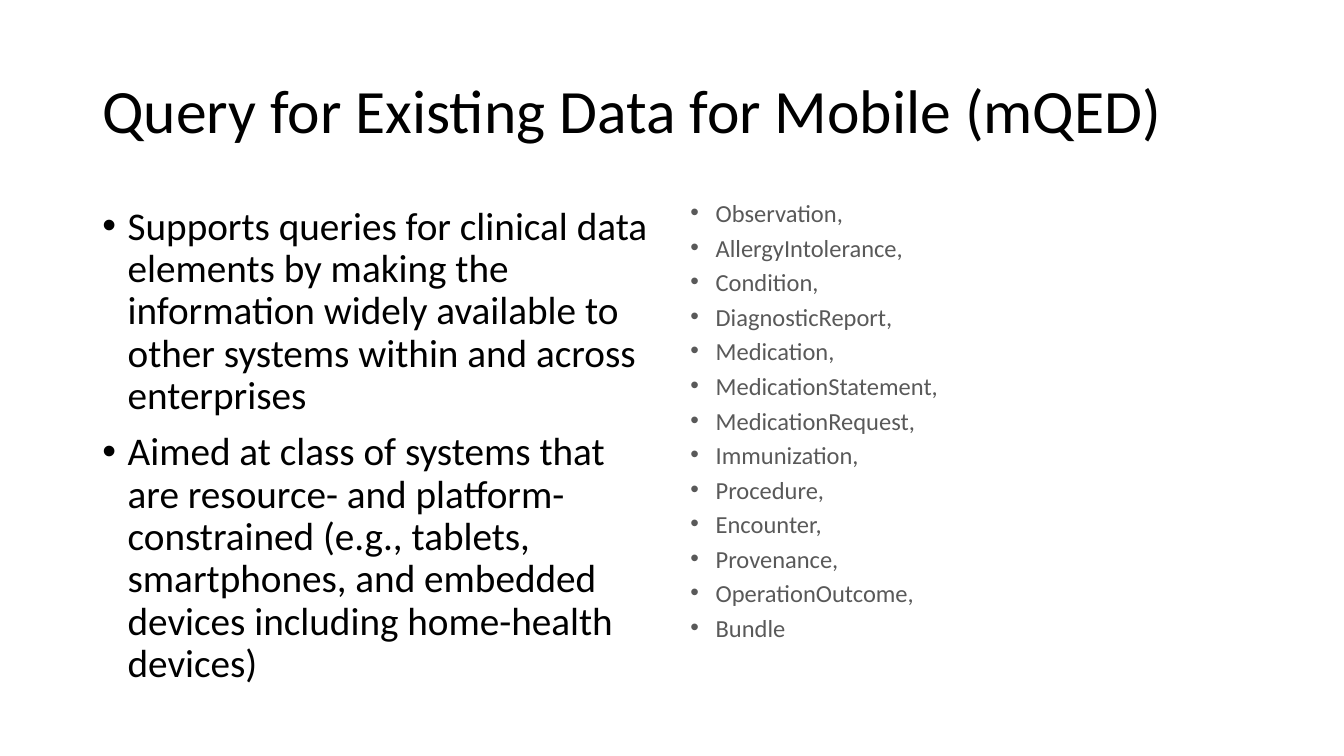
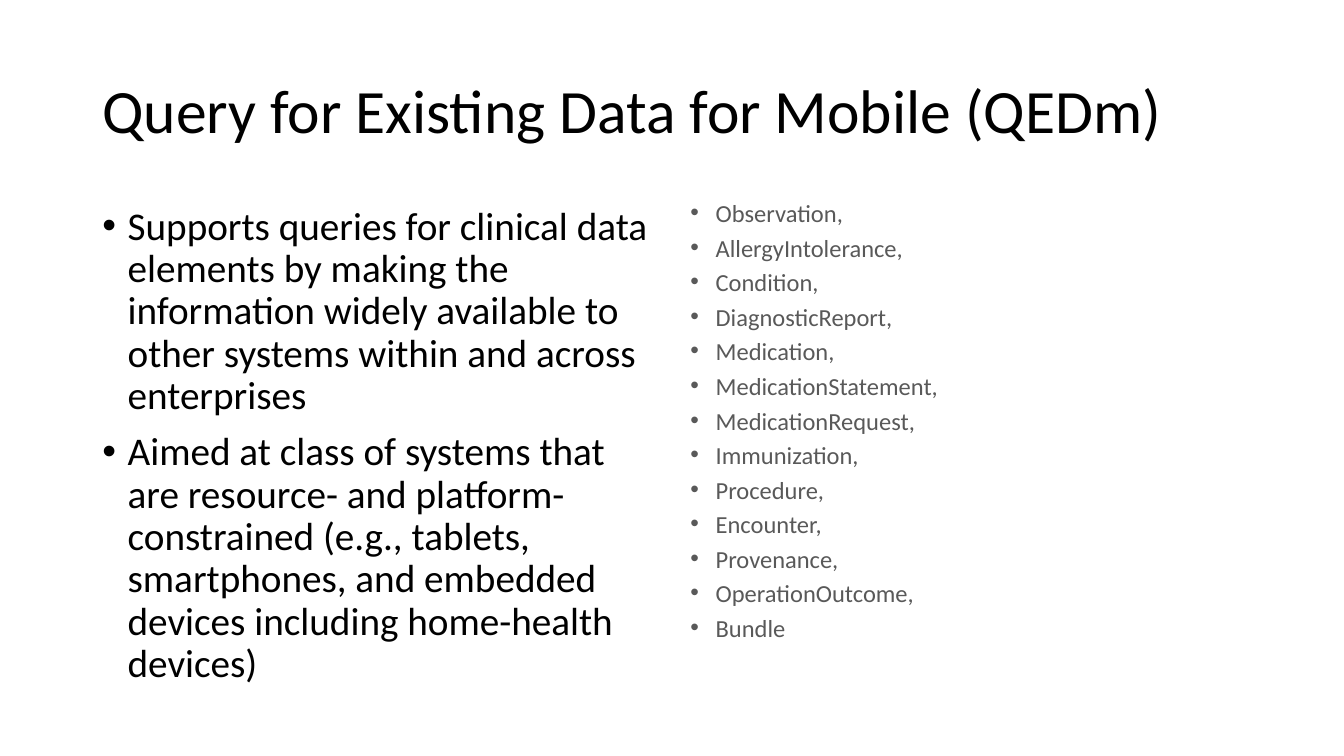
Before and after one commit to IHE/IT-Infrastructure, a slide deck: slide 24 of Presentations/XDSonFHIR-MHD+mXDE+QEDm.pptx. Drawn at 1344x756 pixels with LibreOffice and Linux fonts; fonts in the diff are those of the drawing. Boxes give left, top, right and bottom in pixels: in the first picture for what was removed or moved away, otherwise in the second. Text is boxed around its words. In the diff, an @@ line names an element or a change of style, - is before the commit and + after.

```diff
--- a/Presentations/XDSonFHIR-MHD+mXDE+QEDm.pptx
+++ b/Presentations/XDSonFHIR-MHD+mXDE+QEDm.pptx
@@ title at [102,88,1161,144]: text changed @@
-Query for Existing Data for Mobile (mQED)
+Query for Existing Data for Mobile (QEDm)
```
Also in this commit, not shown: 5 other slides changed, 2 other files.
